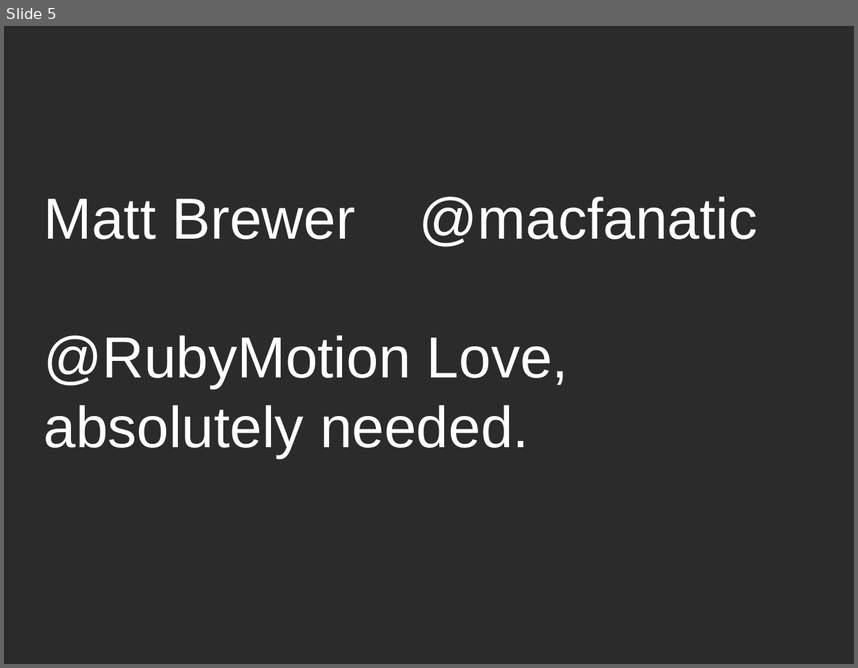
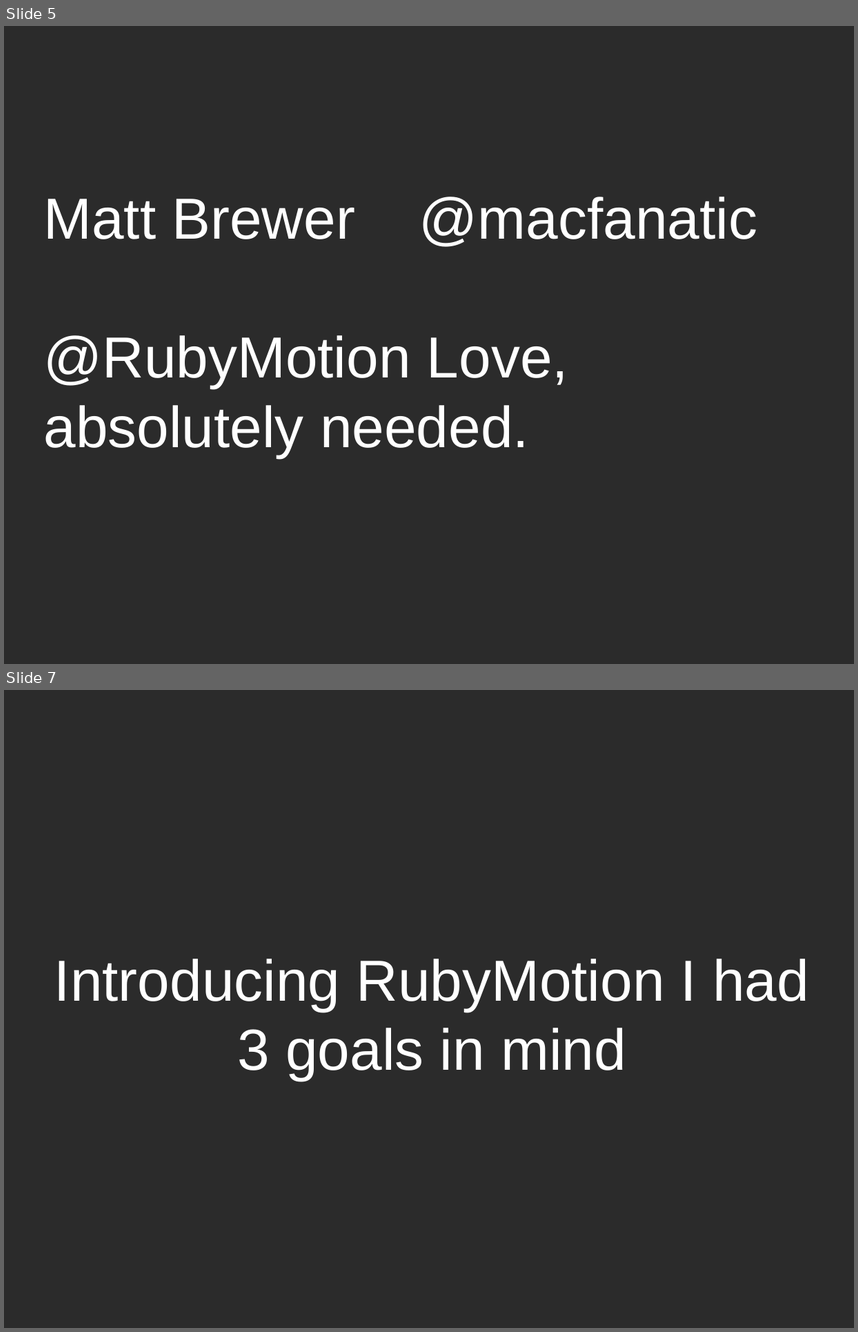
Before and after one commit to dodikk/motion-slides, a slide deck: motion-slides.odp. Shown one above the other, each under a label of ours: slide 5 before the commit, slides 5 and 7 after it; the slides between them are not shown. The pictures are 858x668 and 858x1332 pixels, drawn with LibreOffice and Linux fonts; fonts in the diff are those of the drawing; background and template pictures are left out; a plain dark background stands for a picture behind light text. Boxes give left, top, right and bottom in pixels: in the first picture for what was removed or moved away, otherwise in the second. Text is boxed around its words. In the diff, an @@ line names an element or a change of style, - is before the commit and + after.

Commit message:
added rubymotion usage goals

```diff
--- a/motion-slides.odp
+++ b/motion-slides.odp
@@ slide 7 added at <box>4,690,854,1328</box>, background picture (left out) @@
@@ text added at <box>54,958,809,1081</box>, 54 pt, text #FFFFFF @@
+Introducing RubyMotion I had 3 goals in mind
```
Also in this commit, not shown: 4 other slides added, 2 slides removed, 9 other files.
